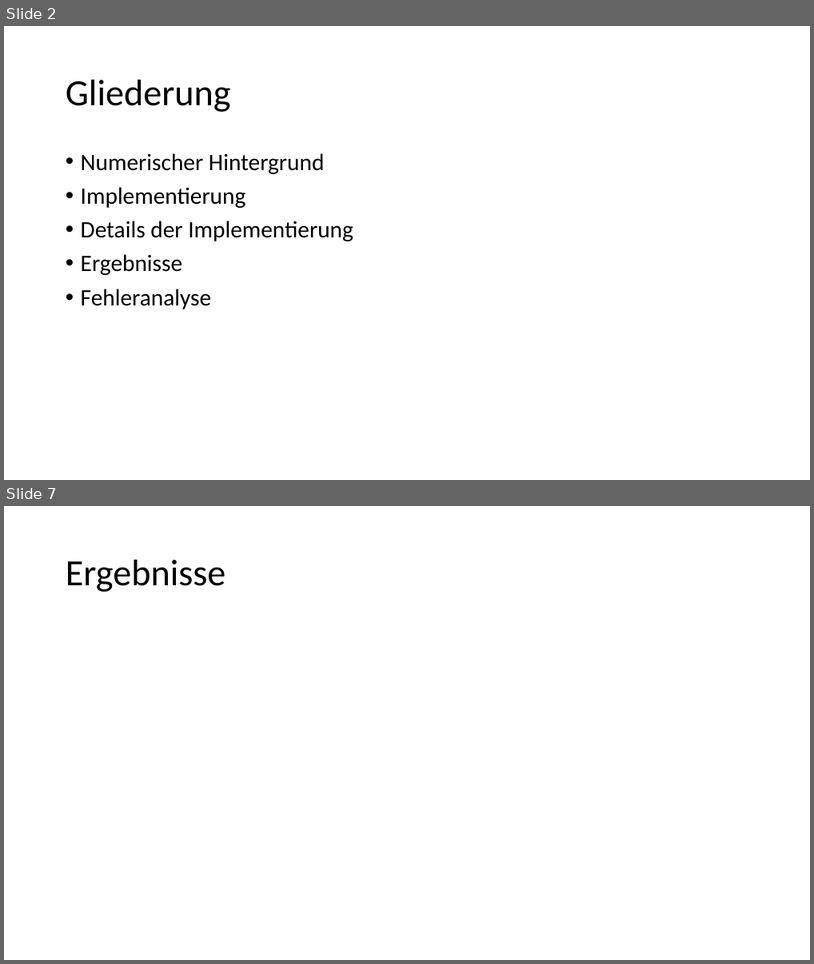
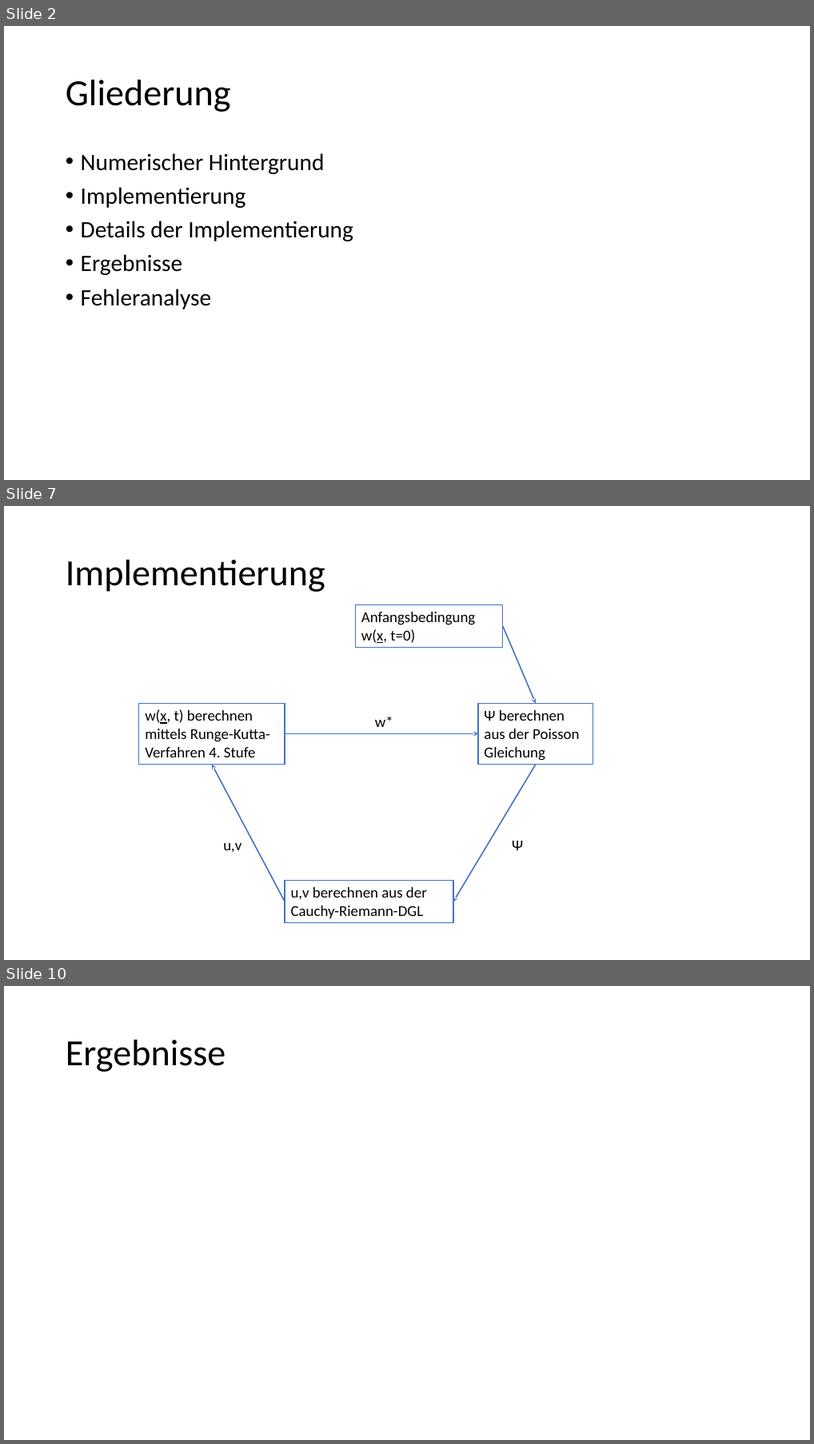
Before and after one commit to JMennenga/Numerik, a slide deck: Wirbelströmungen.pptx. Shown one above the other, each under a label of ours: slides 2 and 7 before the commit, slides 2, 7 and 10 after it; the slides between them are not shown. The pictures are 814x964 and 814x1444 pixels, drawn with LibreOffice and Linux fonts; fonts in the diff are those of the drawing. Boxes give left, top, right and bottom in pixels: in the first picture for what was removed or moved away, otherwise in the second. Text is boxed around its words. In the diff, an @@ line names an element or a change of style, - is before the commit and + after.

```diff
--- a/Wirbelströmungen.pptx
+++ b/Wirbelströmungen.pptx
@@ slide 7 added at [4,506,810,960], background #FFFFFF @@
@@ title added at [66,560,326,592], 44 pt, text #000000 @@
+Implementierung
@@ rectangle added at [355,604,503,648], outline #4472C4 1.25 pt, 18 pt, text #000000 @@
+Anfangsbedingung
+w(x, t=0)
@@ arrow added from (503, 626) to (536, 704), #4472C4 1.5 pt @@
@@ rectangle added at [139,704,285,764], outline #4472C4 1.25 pt, 18 pt, text #000000 @@
+w(x, t) berechnen mittels Runge-Kutta-Verfahren 4. Stufe
@@ text added at [375,716,394,727], 18 pt, text #000000 @@
+w*
@@ rectangle added at [478,704,594,764], outline #4472C4 1.25 pt, 18 pt, text #000000 @@
+Ψ berechnen aus der Poisson Gleichung
@@ arrow added from (285, 733) to (478, 733), #4472C4 1.5 pt @@
@@ arrow added from (285, 902) to (212, 764), #4472C4 1.5 pt @@
@@ arrow added from (536, 764) to (454, 902), #4472C4 1.5 pt @@
@@ text added at [512,840,523,850], 18 pt, text #000000 @@
+Ψ
@@ text added at [223,843,242,852], 18 pt, text #000000 @@
+u,v
@@ rectangle added at [285,880,454,923], outline #4472C4 1.25 pt, 18 pt, text #000000 @@
+u,v berechnen aus der Cauchy-Riemann-DGL
@@ what was slide 7 is now slide 10 @@
```
Also in this commit, not shown: 3 slides changed, 6 other slides added, 2 slides removed.
